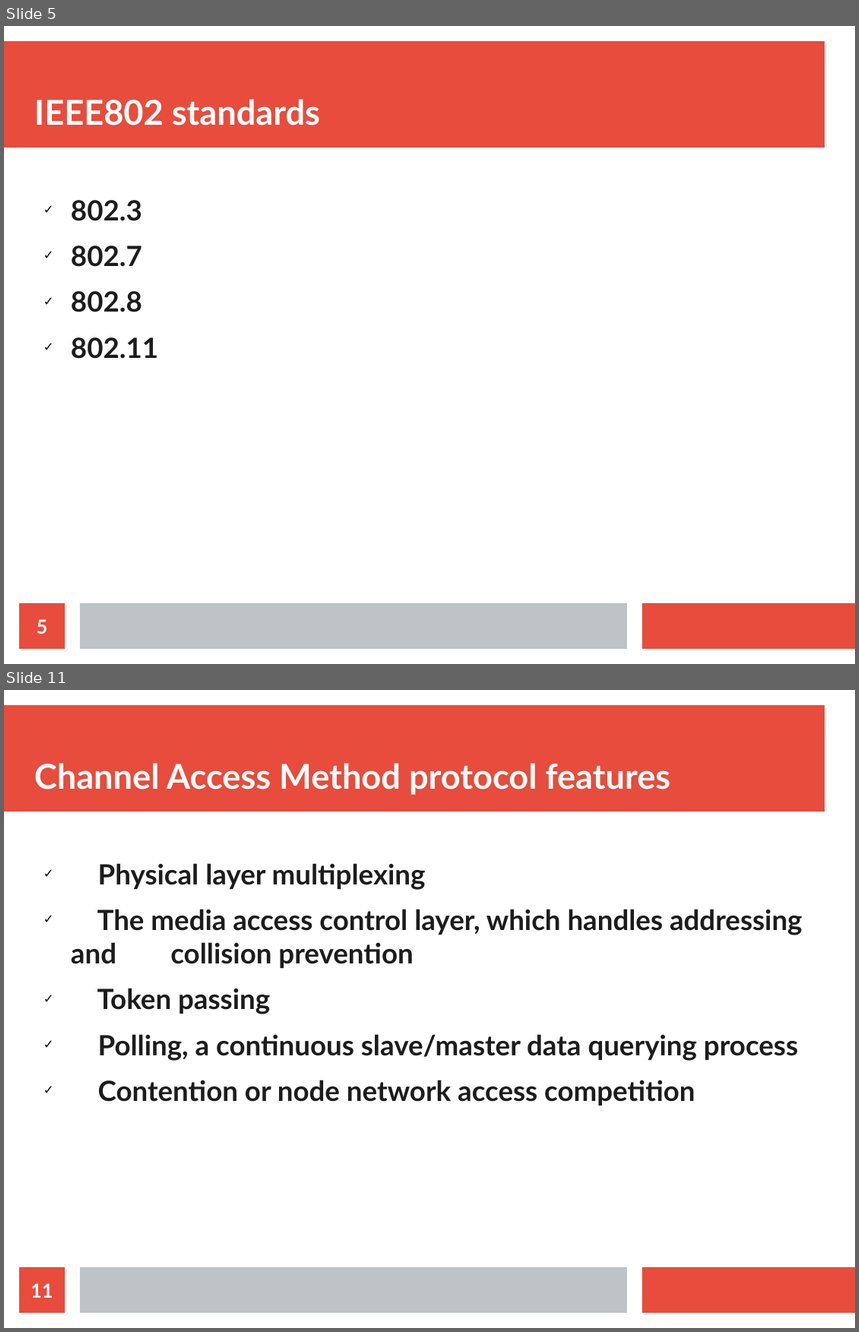
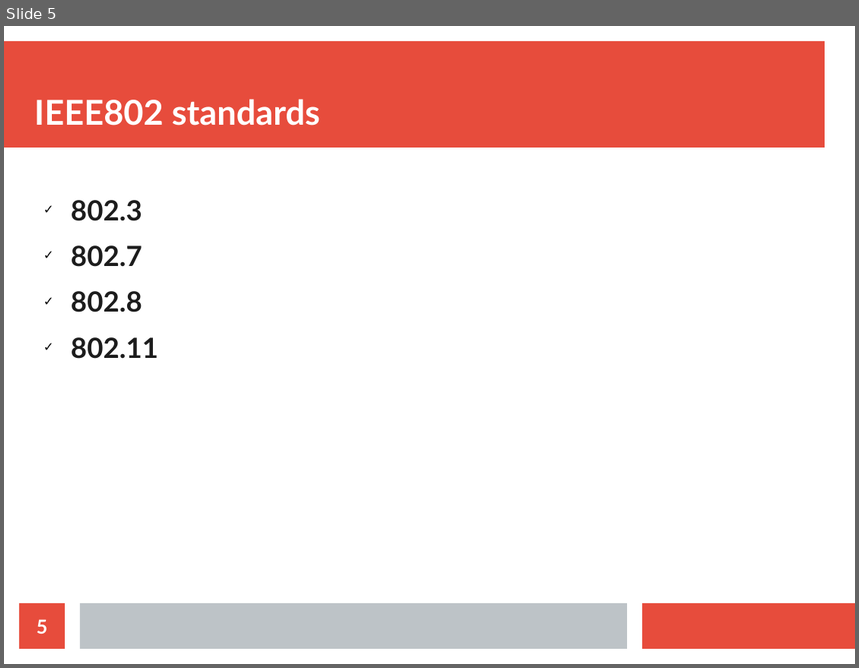
Before and after one commit to sunil11101/CN_Presentation_Section_C, a slide deck: CN PRESENTATION.odp. Shown one above the other, each under a label of ours: slides 5 and 11 before the commit, slide 5 after it; the slides between them are not shown. The pictures are 859x1332 and 859x668 pixels, drawn with LibreOffice and Linux fonts; fonts in the diff are those of the drawing. Boxes give left, top, right and bottom in pixels: in the first picture for what was removed or moved away, otherwise in the second. Text is boxed around its words. In the diff, an @@ line names an element or a change of style, - is before the commit and + after.

```diff
--- a/CN PRESENTATION.odp
+++ b/CN PRESENTATION.odp
@@ slide 11 removed at (x1=4, y1=690, x2=855, y2=1328), background #FFFFFF; not listed: 3 template elements that a slide beside it also shows @@
@@ title removed at (x1=34, y1=763, x2=671, y2=795) @@
-Channel Access Method protocol features
@@ text removed at (x1=71, y1=863, x2=803, y2=1106) @@
-✓ Physical layer multiplexing
-✓ The media access control layer, which handles addressing and collision prevention
-✓ Token passing
-✓ Polling, a continuous slave/master data querying process
-✓ Contention or node network access competition
@@ page number removed at (x1=19, y1=1268, x2=65, y2=1313) @@
-11
```
Also in this commit, not shown: 1 slide changed, 12 other slides removed.
